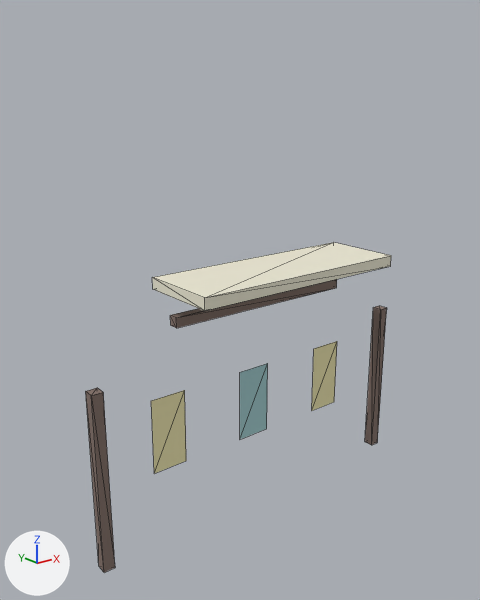
The glTF model public/assets/gltf/harbour-net-rack-01.glb: old version first, new version second.
One viewpoint serves both versions: a 50 mm camera at (-1.87, -2.07, 1.91) aimed at (-0.13, 0.1, 1.05). Lighting does not change. The marker at lower left points along +X, +Y and +Z. The picture after the commit comes second. Mesh edges are drawn as thin lines. Where no turn or scale is listed for an object, it has been applied to the vertices. Vertices at exactly the same position are counted once.

Names of what the first picture shows: 'Awning', 'Crossbar', 'Net_0', 'Net_1', 'Net_2', 'Post_-0.84', 'Post_0.84'.
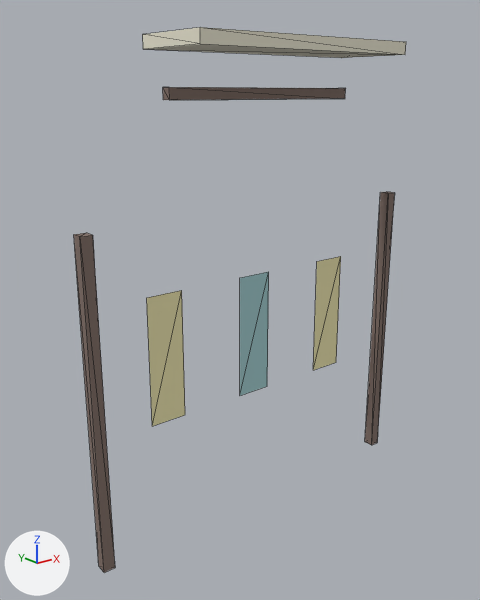
Where the newer file only moved an object's origin or applied its transform, the numbers keep the older frame.

Pixel boxes (x1, y1, x2, y2) of what changed, in the pictures (480 x 600 px):
'Awning', moved: before (152, 242, 391, 311); after (143, 27, 406, 58)
'Post_-0.84', rescaled (40% wider, 83% taller): before (86, 388, 115, 573); after (74, 233, 115, 573)
'Net_0', reshaped, moved (8% wider, 61% taller): before (151, 390, 186, 474); after (147, 290, 185, 426)
'Net_1', reshaped, moved (62% taller): before (240, 363, 268, 439); after (240, 272, 269, 396)
'Crossbar', moved: before (170, 279, 337, 328); after (163, 87, 346, 100)
'Net_2', reshaped, moved (12% wider, 62% taller): before (312, 341, 337, 411); after (313, 256, 341, 370)
'Post_0.84', rescaled (35% wider, 81% taller): before (365, 306, 387, 445); after (365, 192, 395, 445)

What the commit changed:
me_plane is used by ob_net_0; location (-0.48, 0.165, 0.495).
me_plane had 4 vertices, 2 faces and spanned x -0.085..0.085, y 0.0, z -0.175..0.175.
me_plane now has 4 vertices, 2 faces and spans x -0.085..0.085, y 0.0, z -0.287..0.287.
Part 1, on me_plane:
Vertex 0 of me_plane moves from (-0.085, 0.0, -0.175) at pixel (154, 473) to (-0.085, 0.0, -0.287) at pixel (152, 426).
Vertex 1 of me_plane moves from (0.085, 0.0, -0.175) at pixel (186, 460) to (0.085, 0.0, -0.287) at pixel (185, 414).
Vertex 2 of me_plane moves from (-0.085, 0.0, 0.175) at pixel (151, 400) to (-0.085, 0.0, 0.287) at pixel (146, 297).
Vertex 3 of me_plane moves from (0.085, 0.0, 0.175) at pixel (184, 390) to (0.085, 0.0, 0.287) at pixel (181, 290).
me_plane_001 is used by ob_net_1; location (0.0, 0.165, 0.495).
me_plane_001 had 4 vertices, 2 faces and spanned x -0.085..0.085, y 0.0, z -0.175..0.175.
me_plane_001 now has 4 vertices, 2 faces and spans x -0.085..0.085, y 0.0, z -0.287..0.287.
Part 2, on me_plane_001:
Vertex 0 of me_plane_001 moves from (-0.085, 0.0, -0.175) at pixel (239, 439) to (-0.085, 0.0, -0.287) at pixel (239, 395).
Vertex 1 of me_plane_001 moves from (0.085, 0.0, -0.175) at pixel (266, 428) to (0.085, 0.0, -0.287) at pixel (267, 386).
Vertex 2 of me_plane_001 moves from (-0.085, 0.0, 0.175) at pixel (239, 372) to (-0.085, 0.0, 0.287) at pixel (239, 277).
Vertex 3 of me_plane_001 moves from (0.085, 0.0, 0.175) at pixel (267, 363) to (0.085, 0.0, 0.287) at pixel (268, 271).
me_plane_002 is used by ob_net_2; location (0.48, 0.165, 0.495).
me_plane_002 had 4 vertices, 2 faces and spanned x -0.085..0.085, y 0.0, z -0.175..0.175.
me_plane_002 now has 4 vertices, 2 faces and spans x -0.085..0.085, y 0.0, z -0.287..0.287.
Part 3, on me_plane_002:
Vertex 0 of me_plane_002 moves from (-0.085, 0.0, -0.175) at pixel (311, 410) to (-0.085, 0.0, -0.287) at pixel (313, 370).
Vertex 1 of me_plane_002 moves from (0.085, 0.0, -0.175) at pixel (334, 401) to (0.085, 0.0, -0.287) at pixel (336, 362).
Vertex 2 of me_plane_002 moves from (-0.085, 0.0, 0.175) at pixel (313, 348) to (-0.085, 0.0, 0.287) at pixel (316, 261).
Vertex 3 of me_plane_002 moves from (0.085, 0.0, 0.175) at pixel (337, 341) to (0.085, 0.0, 0.287) at pixel (340, 256).
me_cube_001 is used by ob_post_0_84; location (0.84, 0.12, 0.405).
me_cube_001 had 8 vertices, 12 faces and spanned x -0.025..0.025, y -0.025..0.025, z -0.405..0.405.
me_cube_001 now has 8 vertices, 12 faces and spans x -0.025..0.025, y -0.025..0.025, z -0.405..1.02.
me_cube_001 part 4: the whole mesh is scaled about its middle by (1, 1, 1.76), then moved by (0.0, 0.0, 0.307).
me_cube is used by ob_post__0_84; location (-0.84, 0.12, 0.405).
me_cube had 8 vertices, 12 faces and spanned x -0.025..0.025, y -0.025..0.025, z -0.405..0.405.
me_cube now has 8 vertices, 12 faces and spans x -0.025..0.025, y -0.025..0.025, z -0.405..1.02.
me_cube part 5: the whole mesh is scaled about its middle by (1, 1, 1.76), then moved by (0.0, 0.0, 0.307).
Object 'Awning' (ob_awning) moves from (0.0, 0.0, 1.175) to (0.0, 0.0, 2.088).
Object 'Crossbar' (ob_crossbar) moves from (0.0, 0.12, 1.015) to (0.0, 0.12, 1.907).
Object 'Net_0' (ob_net_0) moves from (-0.48, 0.165, 0.495) to (-0.48, 0.165, 0.837).
Object 'Net_1' (ob_net_1) moves from (0.0, 0.165, 0.495) to (0.0, 0.165, 0.837).
Object 'Net_2' (ob_net_2) moves from (0.48, 0.165, 0.495) to (0.48, 0.165, 0.837).
